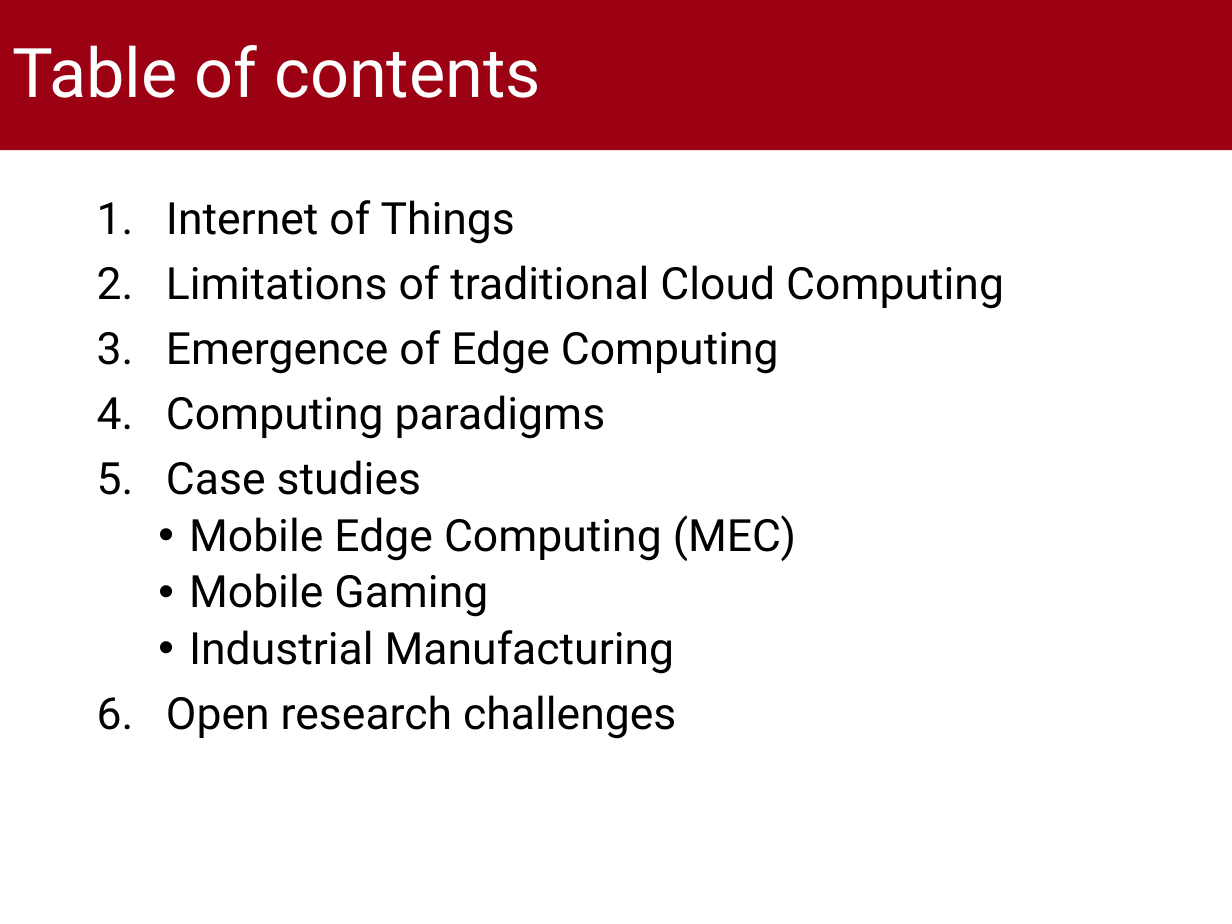
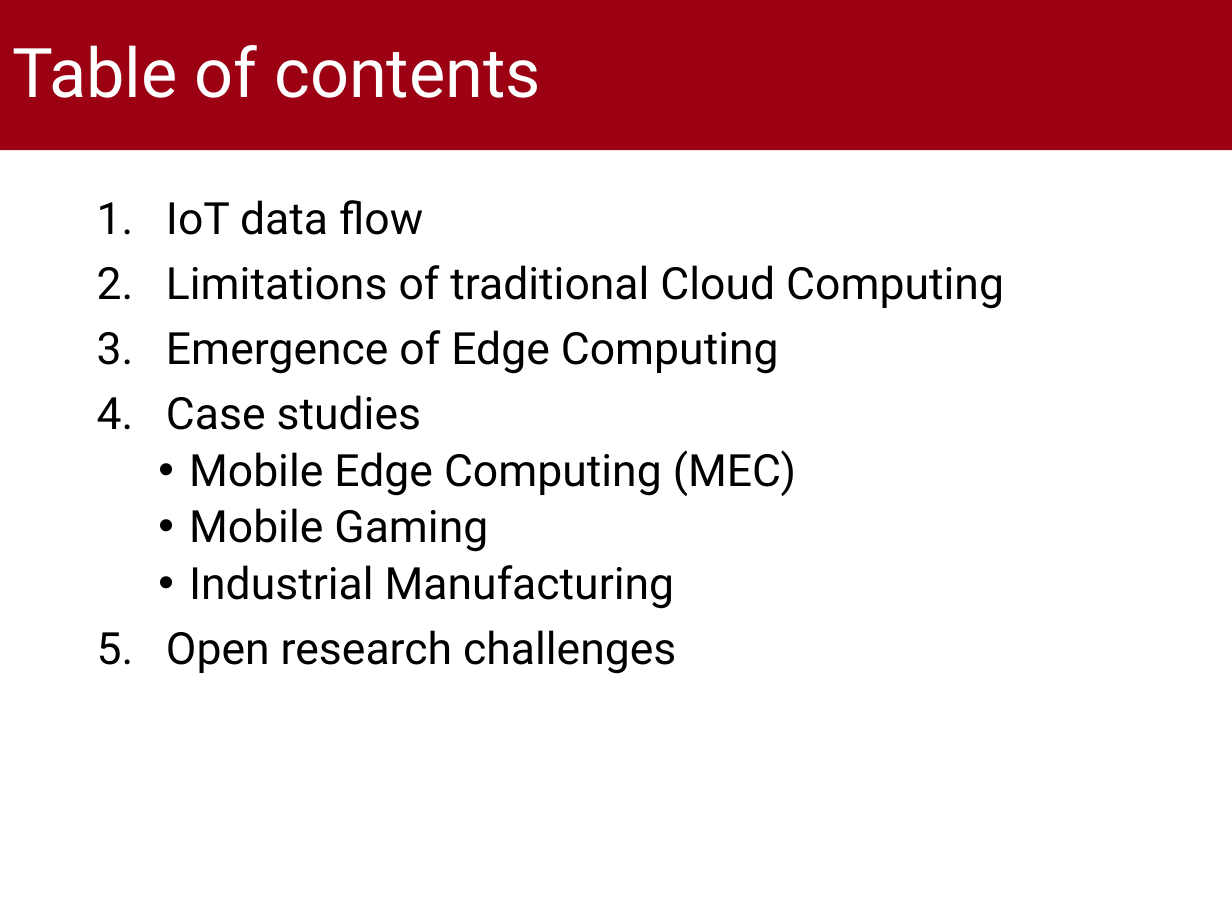
Before and after one commit to MikeIsBack/UniPD-MSc-Computer-Science-courses, a slide deck: slide 2 of Wireless Networks for Mobile Applications/Project/Presentation/Presentation.pptx. Drawn at 1232x924 pixels with LibreOffice and Linux fonts; fonts in the diff are those of the drawing; background and template pictures are left out. Boxes give left, top, right and bottom in pixels: in the first picture for what was removed or moved away, otherwise in the second. Text is boxed around its words. In the diff, an @@ line names an element or a change of style, - is before the commit and + after.

```diff
--- a/Wireless Networks for Mobile Applications/Project/Presentation/Presentation.pptx
+++ b/Wireless Networks for Mobile Applications/Project/Presentation/Presentation.pptx
@@ text at bbox=[166, 200, 423, 235]: text changed @@
-1. Internet of Things
+1. IoT data flow
@@ text at bbox=[166, 395, 605, 439]: paragraph removed @@
-4. Computing paradigms
```
Also in this commit, not shown: 3 other slides changed, 1 slide added, 3 slides removed, 2 other files.
